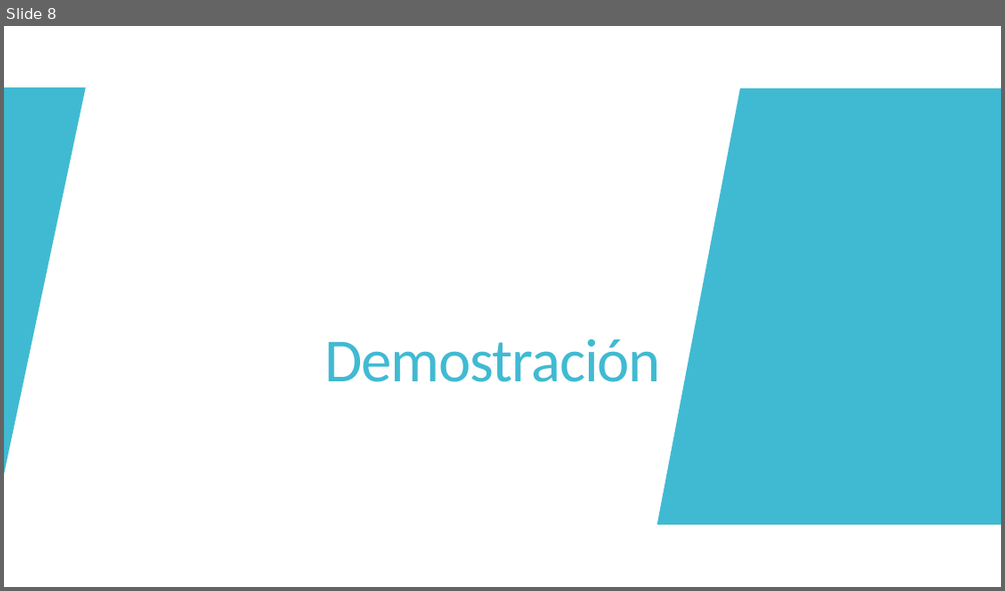
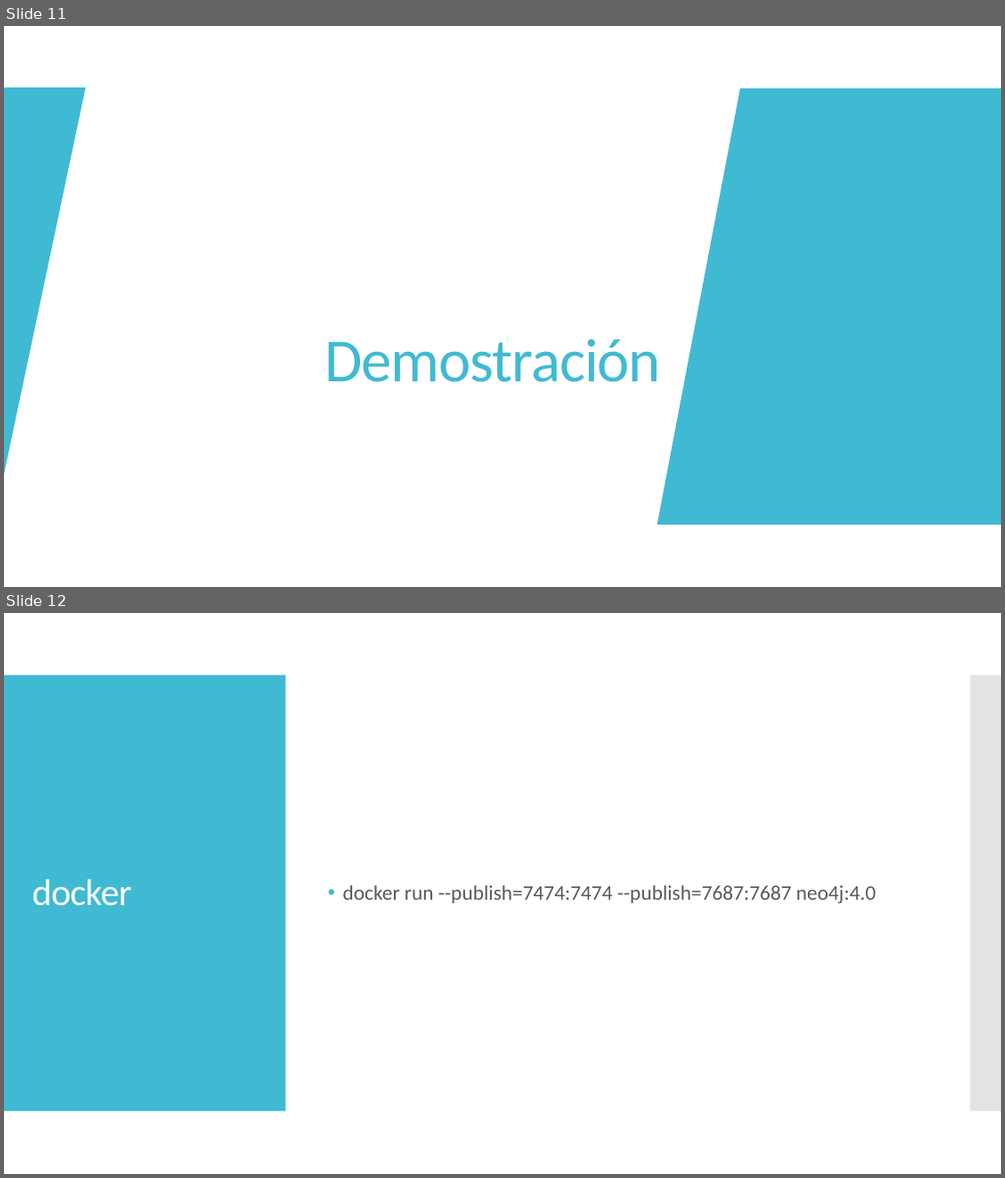
Before and after one commit to JuanCasado/ADVANCED_DATABASES, a slide deck: PRESENTATION/neo4j.pptx. Shown one above the other, each under a label of ours: slide 8 before the commit, slides 11 and 12 after it. The pictures are 1005x591 and 1005x1178 pixels, drawn with LibreOffice and Linux fonts; fonts in the diff are those of the drawing. Boxes give left, top, right and bottom in pixels: in the first picture for what was removed or moved away, otherwise in the second. Text is boxed around its words. In the diff, an @@ line names an element or a change of style, - is before the commit and + after.

```diff
--- a/PRESENTATION/neo4j.pptx
+++ b/PRESENTATION/neo4j.pptx
@@ slide 12 added at (4, 613, 1001, 1174), background #FFFFFF; not listed: 2 template elements that a slide beside it also shows @@
@@ title added at (32, 879, 132, 906), 36 pt, text #FFFFFF @@
+docker
@@ text added at (343, 885, 875, 903), 20 pt, text #595959 @@
+• docker run --publish=7474:7474 --publish=7687:7687 neo4j:4.0
@@ what was slide 8 is now slide 11 @@
```
Also in this commit, not shown: 2 slides changed, 6 other slides added, 4 slides removed, 9 other files.
